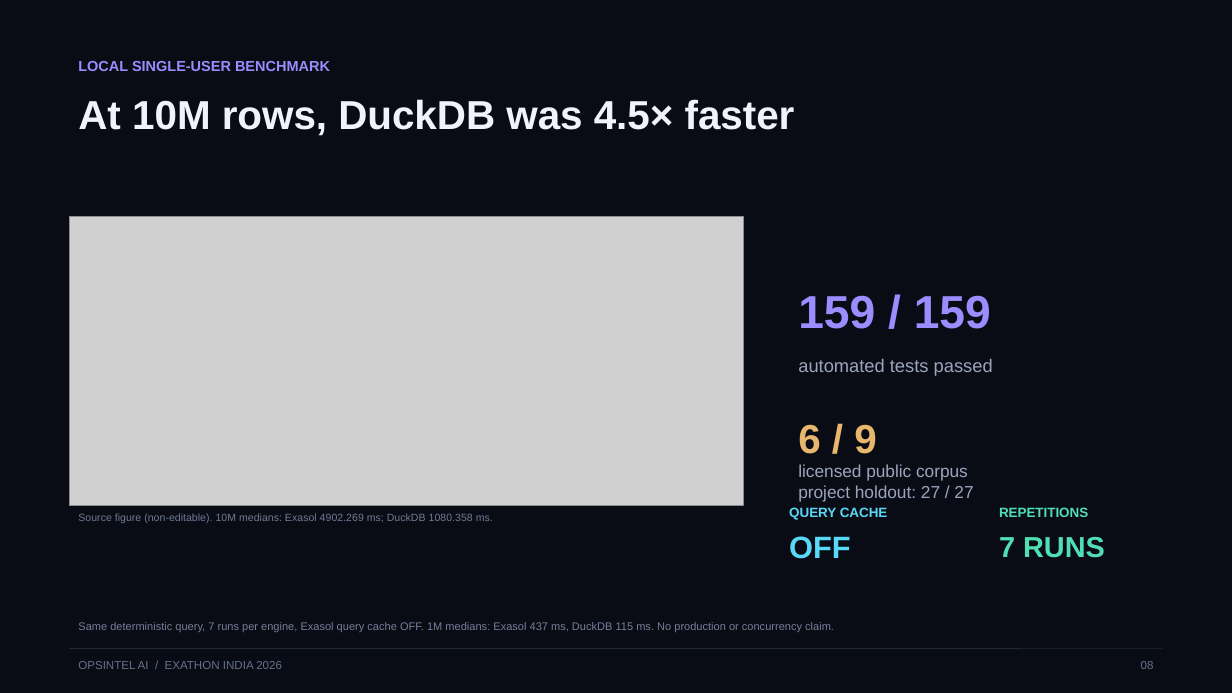
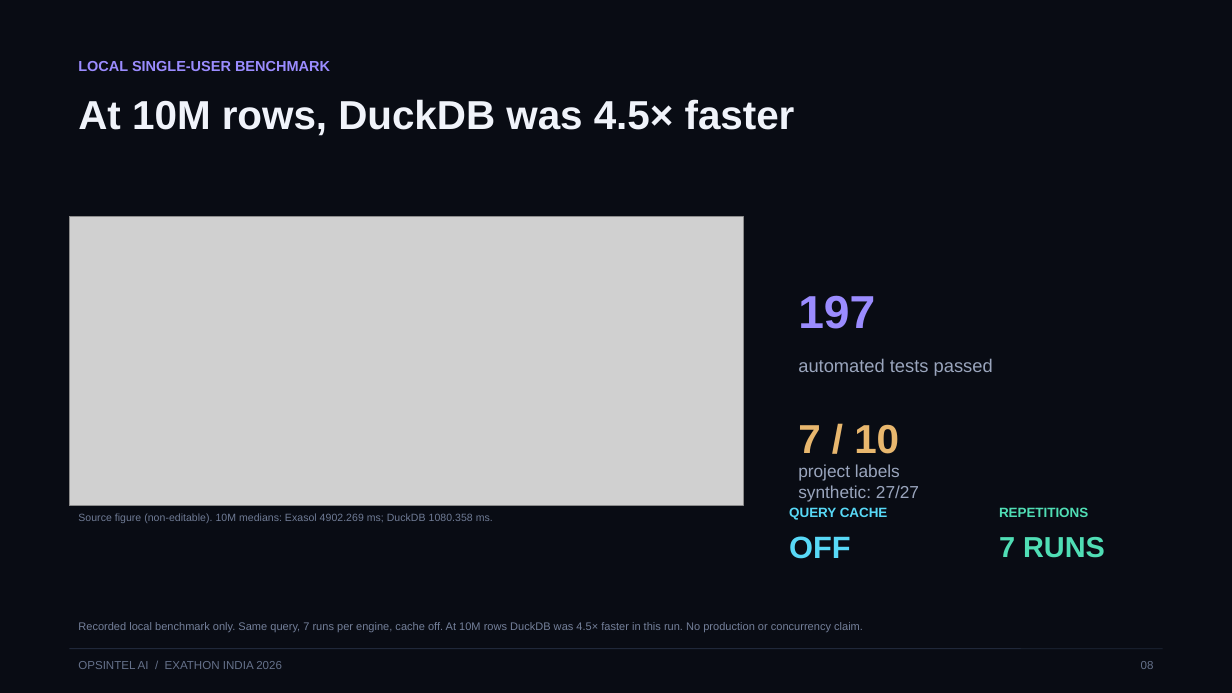
Before and after one commit to Anafa-thabassum/opsintel-ai, a slide deck: slide 8 of submission/opsintel-ai-pitch-deck.pptx. Drawn at 1232x693 pixels with LibreOffice and Linux fonts; fonts in the diff are those of the drawing; grey boxes stand for pictures. Boxes give left, top, right and bottom in pixels: in the first picture for what was removed or moved away, otherwise in the second. Text is boxed around its words. In the diff, an @@ line names an element or a change of style, - is before the commit and + after.

```diff
--- a/submission/opsintel-ai-pitch-deck.pptx
+++ b/submission/opsintel-ai-pitch-deck.pptx
@@ text at [798,295,875,329]: text changed @@
-159 / 159
+197
@@ text at [798,424,899,454]: text changed @@
-6 / 9
+7 / 10
@@ text at [798,464,919,502]: text changed @@
-licensed public corpus
-project holdout: 27 / 27
+project labels
+synthetic: 27/27
@@ text at [78,622,863,632]: text changed @@
-Same deterministic query, 7 runs per engine, Exasol query cache OFF. 1M medians: Exasol 437 ms, DuckDB 115 ms. No production or concurrency claim.
+Recorded local benchmark only. Same query, 7 runs per engine, cache off. At 10M rows DuckDB was 4.5× faster in this run. No production or concurrency claim.
```
Also in this commit, not shown: 9 other slides changed, 15 other files.
